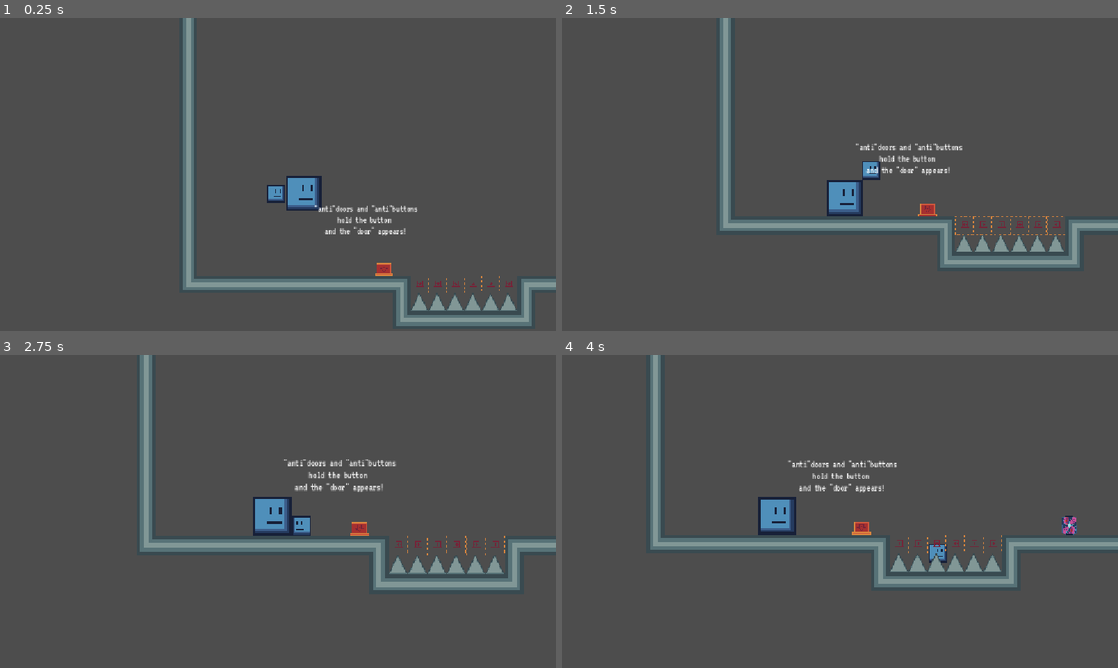
Above: before the commit, frames 1-4 (two rows, left to right).
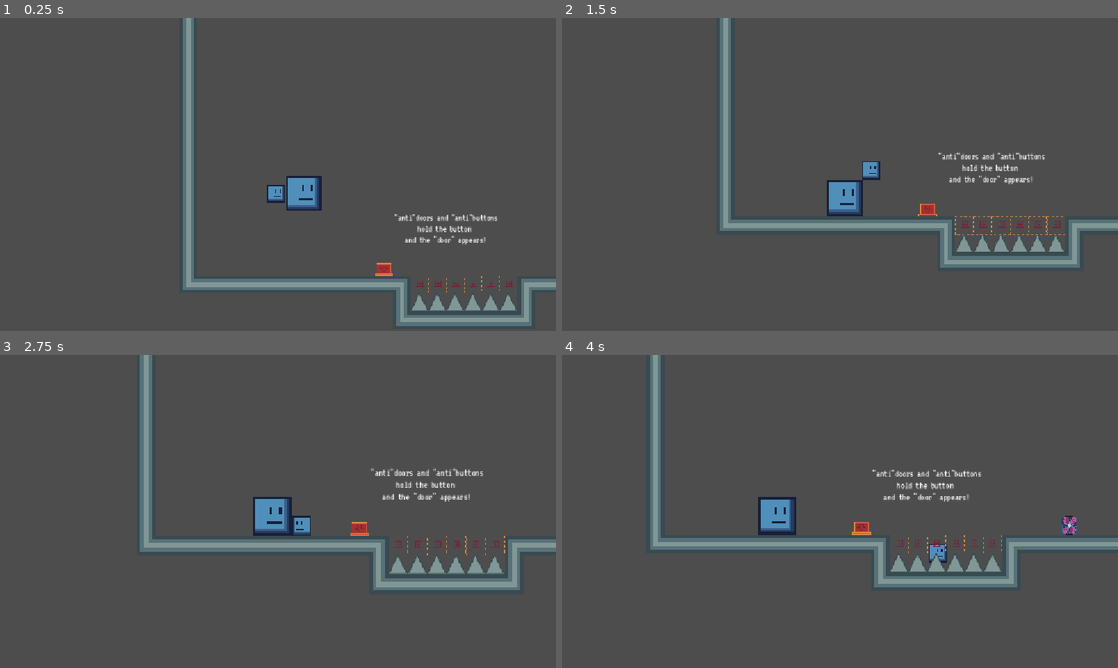
Above: after the commit, the same moments.

Repository: itstntcraft123/small-guy-big-guy
Game: Godot game, scene res://scenes/levels/level15.tscn
Same seed, same stepped clock (60 frames per second), same inputs: the game is played once before the commit and once after it. This scene is started directly instead of the project's main scene.
Inputs (mouse positions are in pixels of both pictures, inside the frame that each line leads up to):
- Up to frame 1 (0.25 s): no input
- Up to frame 2 (1.5 s): tap Enter at 0.5 s; move the mouse to (962, 158) at 0.52 s; hold D (small_right) from 0.53 s (still down); tap Alt at 0.6 s; click (962, 158) at 0.67 s; tap W (small_jump) at 0.77 s; move the mouse to (728, 190) at 1.27 s; tap Shift at 1.35 s
- Up to frame 3 (2.75 s): tap W (small_jump) at 1.52 s; move the mouse to (333, 442) at 2.02 s; release D (small_right) at 2.03 s; hold A (small_left) from 2.03 s (still down); tap Alt at 2.1 s
- Up to frame 4 (4 s): move the mouse to (812, 574) at 2.77 s; release A (small_left) at 2.78 s; hold D (small_right) from 2.78 s (still down); tap Shift at 2.85 s; click (812, 574) at 2.92 s; tap W (small_jump) at 3.02, 3.77 s; move the mouse to (1006, 558) at 3.52 s; tap Alt at 3.6 s

The runs differ from the first frame. In frame 1, 0.9% of the frame differs, in the area x 56-90%, y 59-73%; in frame 2, 1.0%; in frame 3, 1.1%, in the area x 51-87%, y 33-47%; in frame 4, 1.0%.

Commit message:
updated text positioning in level 15

Diff:
--- a/scenes/levels/level15.tscn
+++ b/scenes/levels/level15.tscn
@@ -13,10 +13,10 @@
 tile_map_data = PackedByteArray("AAD7//f/AAAAAAEAAAD7//j/AAAAAAEAAAD7//n/AAAAAAEAAAD7//r/AAAAAAEAAAD7//v/AAAAAAEAAAD7// …(1056 unchanged characters)…
 
 [node name="Label" type="Label" parent="." index="6" unique_id=1366170197]
-offset_left = 47.0
-offset_top = 64.0
-offset_right = 304.0
-offset_bottom = 121.0
+offset_left = 191.0
+offset_top = 80.0
+offset_right = 448.0
+offset_bottom = 137.0
 theme_override_fonts/font = ExtResource("2_nfcjj")
 text = "\"anti\"doors and \"anti\"buttons
 hold the button
